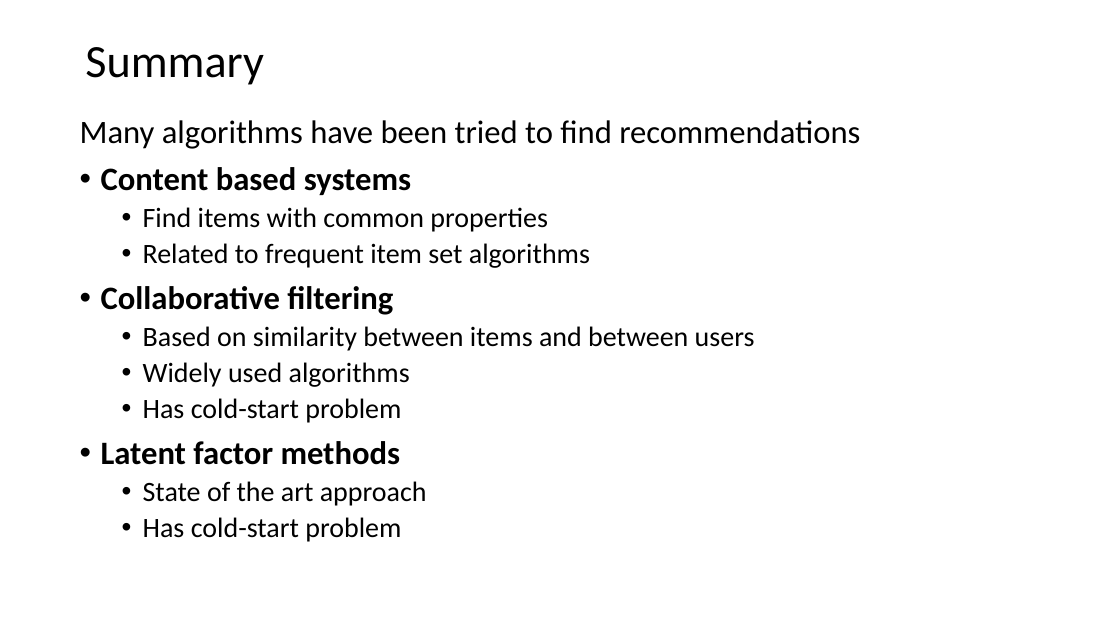
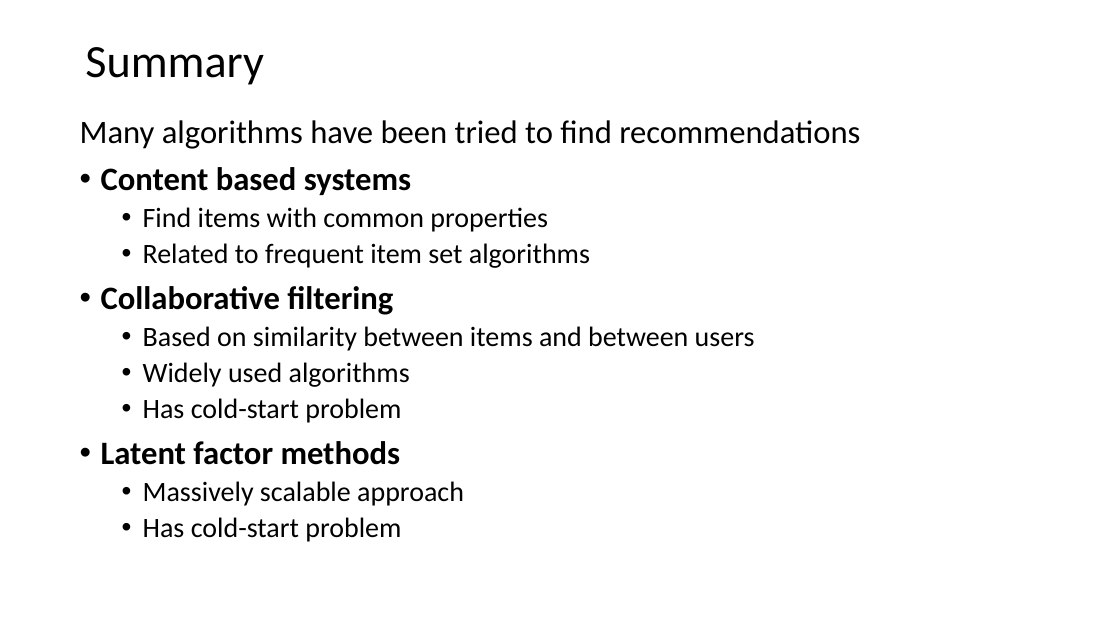
Before and after one commit to StephenElston/CSCI-E-108, a slide deck: slide 65 of slides/7_RecommenderSystems.pptx. Drawn at 1120x630 pixels with LibreOffice and Linux fonts; fonts in the diff are those of the drawing. Boxes give left, top, right and bottom in pixels: in the first picture for what was removed or moved away, otherwise in the second. Text is boxed around its words. In the diff, an @@ line names an element or a change of style, - is before the commit and + after.

Commit message:
Small improvements to math notation and corrected minor typos

```diff
--- a/slides/7_RecommenderSystems.pptx
+++ b/slides/7_RecommenderSystems.pptx
@@ text at (x1=143, y1=481, x2=464, y2=506): text changed @@
-  • State of the art approach
+  • Massively scalable approach
```
Also in this commit, not shown: 7 other slides changed.
